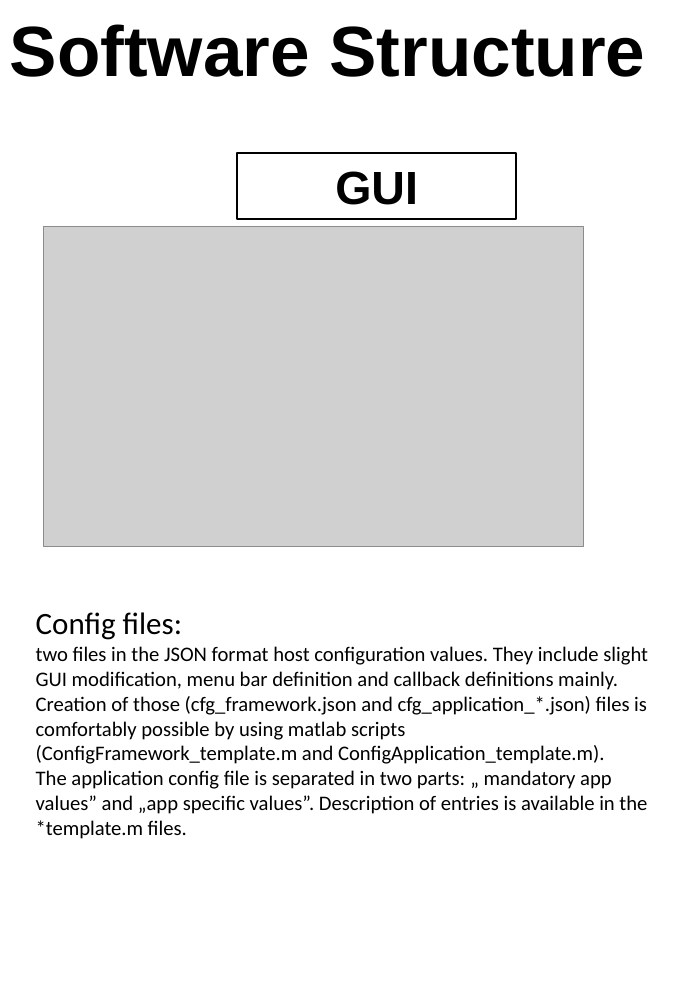
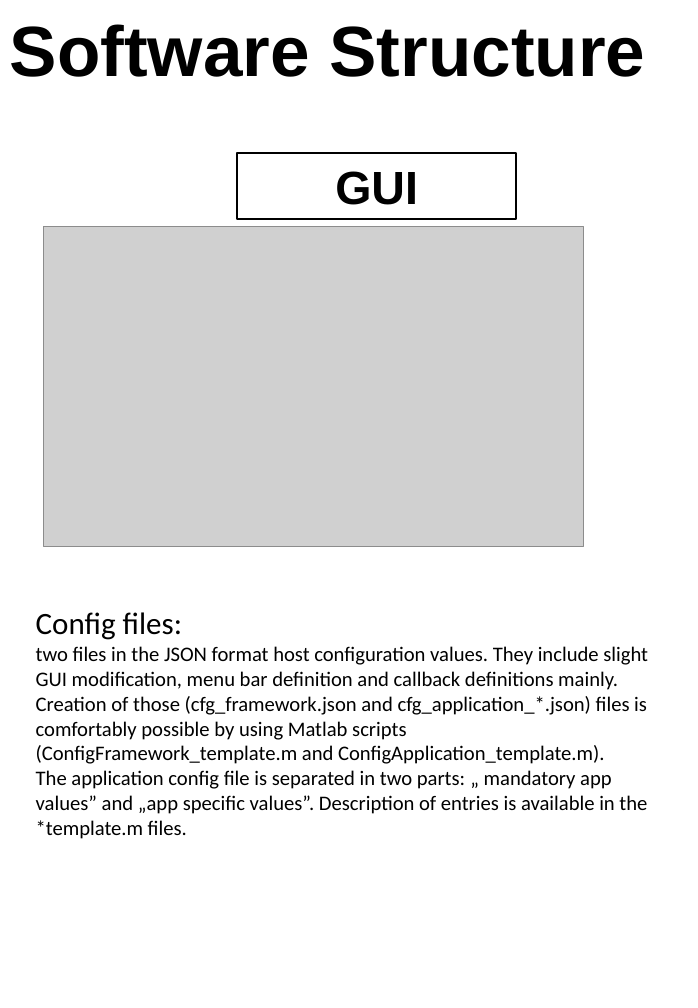
Before and after one commit to Stangeroll/Dicomflex2, a slide deck: slide 5 of Documentation/Dokumentation.pptx. Drawn at 698x1008 pixels with LibreOffice and Linux fonts; fonts in the diff are those of the drawing; grey boxes stand for pictures. Boxes give left, top, right and bottom in pixels: in the first picture for what was removed or moved away, otherwise in the second. Text is boxed around its words. In the diff, an @@ line names an element or a change of style, - is before the commit and + after.

```diff
--- a/Documentation/Dokumentation.pptx
+++ b/Documentation/Dokumentation.pptx
@@ text at [36, 646, 648, 764]: text changed @@
-two files in the JSON format host configuration values. They include slight GUI modification, menu bar definition and callback definitions mainly. Creation of those (cfg_framework.json and cfg_application_*.json) files is comfortably possible by using matlab scripts (ConfigFramework_template.m and ConfigApplication_template.m).
+two files in the JSON format host configuration values. They include slight GUI modification, menu bar definition and callback definitions mainly. Creation of those (cfg_framework.json and cfg_application_*.json) files is comfortably possible by using Matlab scripts (ConfigFramework_template.m and ConfigApplication_template.m).
```
Also in this commit, not shown: 3 other slides changed, 38 other files.
